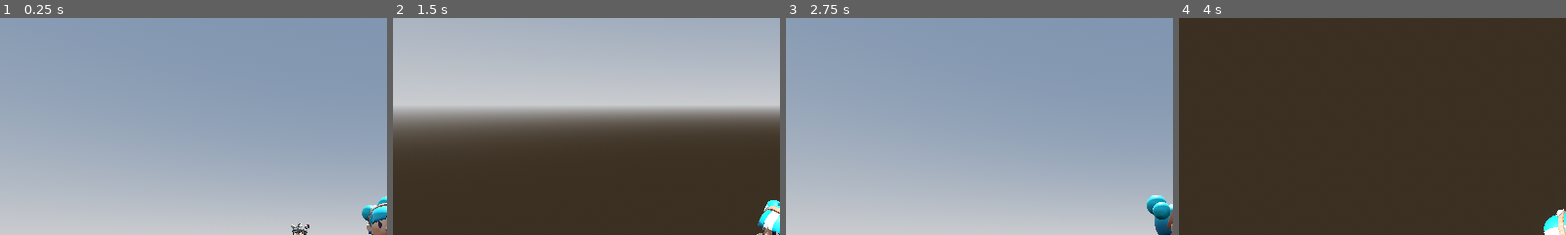
Above: before the commit, frames 1-4 (left to right).
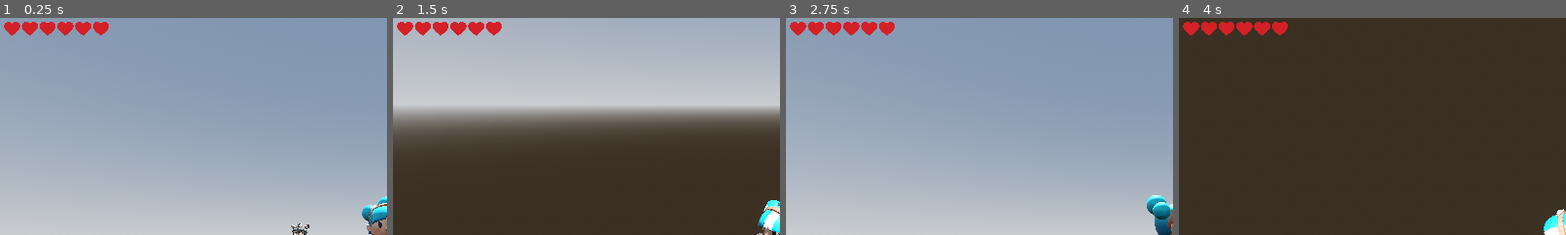
Above: after the commit, the same moments.

Repository: Stone-keep/3d_platformer
Game: Godot game, scene res://scenes/game.tscn
Two runs of this game, one before a commit and one after it. Both use one fixed random seed, a clock stepped at 60 frames per second and the inputs below.
Inputs (mouse positions are % of the whole screen's width and height, from its top left):
- Up to frame 1 (0.25 s): no input
- Up to frame 2 (1.5 s): move the mouse to (72, 45) at 0.52 s; hold D (right) 0.53-1.28 s; tap Space (jump) at 0.77 s; move the mouse to (30, 55) at 1.27 s; hold S (backward) from 1.28 s (still down)
- Up to frame 3 (2.75 s): tap Space (jump) at 1.52 s; move the mouse to (60, 28) at 2.02 s; release S (backward) at 2.03 s; hold D (right) from 2.03 s (still down)
- Up to frame 4 (4 s): move the mouse to (45, 70) at 2.77 s; release D (right) at 2.78 s; hold W (forward) 2.78-3.53 s; tap Space (jump) at 3.02, 3.77 s; move the mouse to (80, 65) at 3.52 s; hold A (left) from 3.53 s (still down)
The pictures show only the part of the screen within x 0-50%, y 0-50%; the shares and areas given below are measured in that part.

The runs differ from the first frame. In frame 1, 1.1% of the frame differs, in the area x 1-29%, y 1-9%; in frame 2, 1.1%; in frame 3, 1.1%; in frame 4, 1.1%.

Commit message:
Add dynamic health indicators

Diff:
--- a/scenes/enemy.tscn
+++ b/scenes/enemy.tscn
@@ -103,94 +103,95 @@
 [node name="Model" parent="." unique_id=2123308127 instance=ExtResource("1_7p1mj")]
 
 [node name="Skeleton3D" parent="Model/Rig" parent_id_path=PackedInt32Array(2123308127, 1503049570) index="0" unique_id=478204378]
-bones/1/position = Vector3(3.3626422e-19, 0.32574883, 8.017164e-26)
-bones/2/rotation = Quaternion(-0.043599185, 0.0013275017, 0.03040493, 0.9985854)
-bones/3/rotation = Quaternion(-2.8775185e-10, 8.518745e-09, -0.03043389, 0.9995368)
-bones/3/scale = Vector3(0.99999994, 0.99999994, 1)
-bones/4/position = Vector3(0.21200734, 0.13413239, 7.085551e-08)
-bones/4/rotation = Quaternion(-0.65168166, -0.048849873, -0.54669905, 0.5234931)
-bones/4/scale = Vector3(0.9999993, 0.99999875, 0.9999999)
-bones/5/rotation = Quaternion(1.6003533e-08, -3.5043104e-08, -0.5584989, 0.8295053)
-bones/5/scale = Vector3(1.0000007, 0.9999997, 1)
-bones/6/rotation = Quaternion(-9.737843e-11, -2.9844013e-10, 0.026658103, 0.99964464)
-bones/6/scale = Vector3(1.0000001, 1, 1)
-bones/7/rotation = Quaternion(-0.37900472, -0.15708612, 0.09970015, 0.9064984)
-bones/7/scale = Vector3(1, 0.99999994, 1.0000002)
-bones/8/position = Vector3(-6.6157373e-09, 0.096125185, -0.057500005)
-bones/8/rotation = Quaternion(0.095066376, -0.08489004, -0.7013403, 0.7013401)
-bones/8/scale = Vector3(1.0000001, 0.99999994, 1)
-bones/9/position = Vector3(-0.21200734, 0.13413239, 7.829385e-08)
-bones/9/rotation = Quaternion(-0.65799916, -0.07188319, 0.47002482, 0.5839063)
-bones/9/scale = Vector3(0.9999993, 0.9999989, 0.9999998)
-bones/10/rotation = Quaternion(4.2131045e-08, 3.3216292e-08, 0.62176406, 0.7832047)
-bones/10/scale = Vector3(1.0000007, 0.99999994, 1)
-bones/11/rotation = Quaternion(-2.2043942e-08, 1.5790164e-08, -0.026658095, 0.99964464)
-bones/11/scale = Vector3(0.99999994, 0.9999999, 1)
-bones/12/rotation = Quaternion(-0.36513197, 0.13508715, -0.118884616, 0.91339844)
-bones/12/scale = Vector3(0.9999998, 0.99999994, 0.9999999)
-bones/13/position = Vector3(-8.348291e-10, 0.096125126, -0.057500005)
-bones/13/rotation = Quaternion(0.101435125, 0.059989005, 0.70217955, 0.70217955)
-bones/13/scale = Vector3(1, 1.0000001, 1)
-bones/14/rotation = Quaternion(0.016957738, 5.3458393e-17, -5.497936e-17, 0.99985623)
-bones/16/position = Vector3(0.17094506, 0.11358728, -0.013947496)
-bones/16/rotation = Quaternion(0.9973639, -3.0247276e-07, -8.484842e-08, 0.07256145)
-bones/16/scale = Vector3(1, 0.9999996, 1.0000012)
-bones/17/rotation = Quaternion(0.88906485, 3.1606564e-08, -6.174264e-07, 0.45778143)
-bones/17/scale = Vector3(1, 1, 1.0000004)
-bones/18/rotation = Quaternion(-0.65362155, -2.2439977e-08, 4.1190214e-07, 0.75682163)
-bones/18/scale = Vector3(1, 1.0000004, 0.9999996)
-bones/19/rotation = Quaternion(-4.700486e-09, 0.91994214, -0.39205414, 7.1201434e-08)
-bones/19/scale = Vector3(1, 0.99999803, 1.0000014)
-bones/20/position = Vector3(-0.17094506, 0.11358727, 0.01394752)
-bones/20/rotation = Quaternion(0.97754437, 2.505182e-07, -1.6609796e-08, 0.21073022)
-bones/20/scale = Vector3(1, 1, 1.0000008)
-bones/21/rotation = Quaternion(0.6190593, -5.4222877e-08, 4.2991647e-07, 0.78534424)
-bones/21/scale = Vector3(1, 0.9999995, 1.0000011)
-bones/22/rotation = Quaternion(-0.74559665, 2.6235898e-07, -2.3291634e-07, 0.6663975)
-bones/22/scale = Vector3(1, 1.0000011, 0.99999934)
-bones/23/rotation = Quaternion(4.5007976e-08, 0.9202104, -0.39142397, 5.68975e-08)
-bones/23/scale = Vector3(1, 0.9999994, 1.0000012)
+bones/1/position = Vector3(0, 0.3805492, 0)
+bones/1/rotation = Quaternion(-1.11122625e-10, 0.043157753, 2.5724098e-09, 0.9990683)
+bones/1/scale = Vector3(0.99999994, 1, 0.99999994)
+bones/2/rotation = Quaternion(-6.938893e-18, 7.1054274e-15, 4.93038e-32, 1)
+bones/2/scale = Vector3(1.0000001, 1, 1.0000001)
+bones/3/rotation = Quaternion(8.271806e-25, 3.7252903e-09, -2.75506e-40, 1)
+bones/3/scale = Vector3(1, 0.9999999, 1)
+bones/4/position = Vector3(0.21200736, 0.13413203, 7.9299625e-08)
+bones/4/rotation = Quaternion(-0.5560153, -0.058151096, -0.63911974, 0.52819645)
+bones/4/scale = Vector3(0.9999991, 0.9999986, 0.9999996)
+bones/5/rotation = Quaternion(3.1726792e-08, -3.46638e-08, -0.5088661, 0.86084574)
+bones/5/scale = Vector3(1.0000006, 0.99999946, 1)
+bones/6/rotation = Quaternion(1.44633185e-08, 1.2667185e-08, 0.026658092, 0.99964464)
+bones/6/scale = Vector3(0.99999994, 1, 1)
+bones/7/rotation = Quaternion(-0.32176024, -0.332486, 0.14942114, 0.87384033)
+bones/7/scale = Vector3(0.9999998, 0.99999976, 1.0000004)
+bones/8/position = Vector3(8.348433e-10, 0.096125185, -0.057500035)
+bones/8/rotation = Quaternion(0.00039754392, 0.00039752896, -0.70564616, 0.70856416)
+bones/8/scale = Vector3(1, 1.0000001, 1.0000001)
+bones/9/position = Vector3(-0.21200737, 0.13413203, 8.6813984e-08)
+bones/9/rotation = Quaternion(-0.6143785, 0.07835139, 0.61416, 0.4890887)
+bones/9/scale = Vector3(0.99999905, 0.9999985, 0.9999996)
+bones/10/rotation = Quaternion(2.4975616e-08, 6.184848e-08, 0.5315185, 0.8470466)
+bones/10/scale = Vector3(1.0000008, 0.9999997, 0.9999999)
+bones/11/rotation = Quaternion(-4.94615e-10, -1.4597426e-08, -0.026658095, 0.99964464)
+bones/11/scale = Vector3(1.0000001, 1, 1)
+bones/12/rotation = Quaternion(-0.32042542, 0.3083654, -0.2313766, 0.86527646)
+bones/12/scale = Vector3(0.9999998, 0.9999999, 1.0000002)
+bones/13/position = Vector3(-1.573599e-08, 0.096125126, -0.057499975)
+bones/13/rotation = Quaternion(0.0012717274, 0.001497904, 0.7057863, 0.70842224)
+bones/13/scale = Vector3(1, 1.0000001, 1.0000001)
+bones/14/rotation = Quaternion(-5.8060785e-11, -0.031341746, -1.880125e-09, 0.99950874)
+bones/14/scale = Vector3(1, 0.99999994, 1)
+bones/16/position = Vector3(0.17094508, 0.1135872, 1.5994095e-08)
+bones/16/rotation = Quaternion(0.99199325, 0.083137095, 0.07669282, 0.056177434)
+bones/16/scale = Vector3(0.99999994, 0.9999997, 1.0000008)
+bones/17/rotation = Quaternion(0.31364113, 6.243385e-08, -2.148918e-07, 0.94954157)
+bones/17/scale = Vector3(1.0000004, 0.9999999, 0.99999994)
+bones/18/rotation = Quaternion(-0.5789348, -0.20518675, 0.062398653, 0.78666353)
+bones/18/scale = Vector3(0.99999964, 1.0000006, 0.99999946)
+bones/19/rotation = Quaternion(2.4440367e-05, 0.9201794, -0.3914969, -5.48496e-06)
+bones/19/scale = Vector3(0.99999994, 0.99999774, 1.0000024)
+bones/20/position = Vector3(-0.17094508, 0.11358732, 1.557549e-08)
+bones/20/rotation = Quaternion(0.99446833, -0.031536892, 0.0305698, 0.095413364)
+bones/20/scale = Vector3(0.9999999, 0.99999976, 1.0000008)
+bones/21/rotation = Quaternion(0.36770332, -6.122772e-08, 2.5648674e-07, 0.92994314)
+bones/21/scale = Vector3(0.99999994, 0.99999976, 0.99999994)
+bones/22/rotation = Quaternion(-0.6089816, 0.11363122, -0.016691804, 0.78482527)
+bones/22/scale = Vector3(0.99999976, 1.0000006, 0.9999992)
+bones/23/rotation = Quaternion(-8.934892e-05, 0.9202217, -0.3913977, 2.0290998e-05)
+bones/23/scale = Vector3(1.0000002, 0.9999979, 1.0000024)
 bones/24/rotation = Quaternion(0.7071068, -2.2930234e-07, -4.6055177e-08, 0.7071068)
-bones/25/position = Vector3(0.17094506, 0.0012182482, -0.1827766)
-bones/25/rotation = Quaternion(-0.09191797, -9.5733185e-08, -1.2906627e-08, 0.99576664)
-bones/26/position = Vector3(4.5569486e-09, 0.36283267, -2.4286127e-15)
-bones/26/rotation = Quaternion(6.6613483e-15, -1.3832117e-22, 1, -1.1600864e-34)
-bones/27/position = Vector3(-2.6049381e-08, 0.21343616, 1.0342981e-08)
-bones/27/rotation = Quaternion(-1.04035244e-07, 0.39108434, 0.92035484, -2.9526051e-08)
+bones/25/position = Vector3(0.20218208, 0.025990263, 0.20518117)
+bones/25/rotation = Quaternion(-0.7071068, -7.052851e-08, -7.0528486e-08, 0.7071068)
+bones/26/rotation = Quaternion(9.6579225e-09, 1.7795515e-09, 0.98571914, -0.1683977)
+bones/27/position = Vector3(-2.6049376e-08, 0.21343614, -5.171498e-09)
+bones/27/rotation = Quaternion(-1.012734e-07, 0.39108434, 0.92035484, -3.3509146e-08)
 bones/27/scale = Vector3(1, 0.99999994, 0.9999999)
-bones/28/position = Vector3(-6.3112813e-09, 0.16565005, 5.2516187e-09)
+bones/28/position = Vector3(8.589881e-09, 0.16565004, -2.4096307e-09)
 bones/28/scale = Vector3(1, 0.99999994, 1)
-bones/29/rotation = Quaternion(1, -1.3322704e-15, 1.947072e-07, 0)
+bones/29/rotation = Quaternion(1, -2.3313629e-09, 1.9977652e-07, -1.3421114e-15)
+bones/29/scale = Vector3(1, 1.0000001, 0.99999994)
+bones/30/rotation = Quaternion(4.1633502e-17, -6.740978e-17, -1.9466935e-08, 1)
 bones/31/rotation = Quaternion(0.7071068, -3.823849e-08, 1.4500867e-07, 0.7071068)
-bones/32/position = Vector3(-0.1709451, 0.023462655, 0.25455385)
-bones/32/rotation = Quaternion(-0.7093187, -7.0434965e-08, -7.0621354e-08, 0.7048879)
-bones/32/scale = Vector3(1, 0.99999994, 0.99999994)
-bones/33/position = Vector3(1.9458106e-08, 0.36283264, -7.4505784e-09)
-bones/33/rotation = Quaternion(6.550326e-15, -1.3832107e-22, 1, -1.110223e-16)
-bones/34/position = Vector3(-1.114822e-08, 0.21343614, 5.363467e-09)
-bones/34/rotation = Quaternion(-1.0403524e-07, 0.39108434, 0.92035484, -2.952606e-08)
-bones/34/scale = Vector3(1, 0.99999994, 0.9999999)
-bones/35/position = Vector3(8.5898915e-09, 0.16565005, -2.2673541e-08)
-bones/35/rotation = Quaternion(-0.39108434, -6.8850014e-08, -6.5628754e-08, 0.92035484)
-bones/35/scale = Vector3(1, 0.99999994, 1)
-bones/36/rotation = Quaternion(1, 8.8817577e-16, 1.947072e-07, 8.6467334e-23)
-bones/37/rotation = Quaternion(7.4505815e-09, -6.5653894e-16, -1.946692e-08, 1)
-bones/37/scale = Vector3(1, 0.9999999, 0.99999994)
-bones/38/position = Vector3(0.45350754, 0.8811599, -0.8838762)
+bones/32/rotation = Quaternion(-0.7071068, -7.0528515e-08, -7.05285e-08, 0.7071068)
+bones/33/rotation = Quaternion(-5.8358944e-09, 6.4383693e-10, 0.9948094, 0.10175614)
+bones/34/position = Vector3(-1.114822e-08, 0.21343614, -2.5094192e-15)
+bones/34/rotation = Quaternion(-1.05795515e-07, 0.39108434, 0.92035484, -2.5864264e-08)
+bones/34/scale = Vector3(1.0000001, 1, 0.9999999)
+bones/35/position = Vector3(-6.3112755e-09, 0.16565004, 2.7069498e-09)
+bones/35/rotation = Quaternion(-0.39108434, -6.739311e-08, -6.2200165e-08, 0.92035484)
+bones/35/scale = Vector3(1.0000001, 1, 1)
+bones/36/rotation = Quaternion(1, 3.7652574e-09, 1.9487908e-07, 7.4505815e-09)
+bones/36/scale = Vector3(0.99999994, 1, 0.99999994)
+bones/37/rotation = Quaternion(1.00614094e-16, -6.7409847e-17, -1.574163e-08, 1)
+bones/37/scale = Vector3(1.0000001, 1, 1)
 bones/38/rotation = Quaternion(-0.7071068, -7.279511e-08, -7.279509e-08, 0.7071068)
-bones/39/position = Vector3(0.50101423, 0.7482253, -0.04990714)
-bones/39/rotation = Quaternion(0.6839309, 0.0755081, 0.7210936, 0.081001185)
-bones/39/scale = Vector3(0.9999999, 0.9999999, 1)
-bones/40/position = Vector3(-0.45350713, 0.8811599, -0.88387644)
+bones/39/position = Vector3(0.52084064, 0.7827197, -0.057637352)
+bones/39/rotation = Quaternion(0.7946267, -1.1175871e-07, 0.6070983, -5.9604645e-08)
 bones/40/rotation = Quaternion(-0.7071068, -7.279511e-08, -7.279509e-08, 0.7071068)
-bones/41/position = Vector3(-0.5102344, 0.7595065, -0.13773064)
-bones/41/rotation = Quaternion(-0.7249877, 0.030499656, 0.68742186, -0.030230641)
+bones/41/position = Vector3(-0.5108437, 0.78271955, 0.05973692)
+bones/41/rotation = Quaternion(-0.7582528, -1.527369e-07, 0.65196073, -1.1175871e-08)
+bones/41/scale = Vector3(1, 1.0000001, 1)
 
 [node name="Skeleton_Warrior_Helmet" parent="Model/Rig/Skeleton3D" index="0" unique_id=648896980]
-transform = Transform3D(0.99999994, -2.2188349e-08, 5.19462e-09, 2.0869042e-08, 0.99857724, 0.053324066, -6.2371193e-09, -0.05332406, 0.9985773, -0.022814123, 1.1328527, -0.054686546)
+transform = Transform3D(0.99972045, -1.4014349e-09, 0.023646593, 1.3934147e-09, 0.9999998, 3.5568637e-10, -0.023646593, -3.2263736e-10, 0.99972045, -7.483345e-09, 1.1907586, -1.3592684e-07)
 
 [node name="BoneAttachment3D" type="BoneAttachment3D" parent="Model/Rig/Skeleton3D" index="10" unique_id=524980121]
-transform = Transform3D(-0.06042966, -0.2780258, -0.95867026, -0.99528337, 0.089792915, 0.036697194, 0.075878985, 0.95636725, -0.282141, -0.501275, 0.61387706, -0.101260036)
+transform = Transform3D(0.00088577357, -0.15375248, -0.9881085, -0.9999921, -0.0037157403, -0.00031755687, -0.0036230918, 0.9881018, -0.15375543, -0.49067393, 0.6358254, 0.10745704)
 bone_name = "handslot.r"
 bone_idx = 13
 
@@ -246,7 +247,7 @@
 one_shot = true
 
 [node name="AttackDelay" type="Timer" parent="." unique_id=601983085]
-wait_time = 0.5
+wait_time = 0.3
 one_shot = true
 
 [node name="DeathDespawnTimer" type="Timer" parent="." unique_id=782628232]
--- /dev/null
+++ b/scenes/game.gd
@@ -0,0 +1,20 @@
+extends Node3D
+
+@export var heart_scene: PackedScene
+
+@onready var player: CharacterBody3D = $Characters/Player
+@onready var heart_container: HFlowContainer = $UI/HeartContainer
+
+func _ready() -> void:
+	update_hearts(player.health)
+
+func update_hearts(health):
+	for heart in heart_container.get_children():
+		heart.queue_free()
+	for h in health:
+		var heart = heart_scene.instantiate()
+		heart_container.add_child(heart)
+
+func _on_player_health_changed(health: int) -> void:
+
+	update_hearts(health)
--- a/scenes/game.tscn
+++ b/scenes/game.tscn
@@ -1,5 +1,7 @@
 [gd_scene format=3 uid="uid://b5f2yeg51llvy"]
 
+[ext_resource type="Script" uid="uid://jo5xx27tfd8y" path="res://scenes/game.gd" id="1_lbhrr"]
+[ext_resource type="PackedScene" uid="uid://my3mogyx5i3j" path="res://scenes/heart.tscn" id="1_lnu2h"]
 [ext_resource type="PackedScene" uid="uid://bxg3vjaykjay7" path="res://scenes/player.tscn" id="1_uwrxv"]
 [ext_resource type="PackedScene" uid="uid://cu1yf7ovia8ps" path="res://scenes/enemy.tscn" id="2_yqjtg"]
 
@@ -29,6 +31,16 @@
 size = Vector3(1, 10, 10)
 
 [node name="Game" type="Node3D" unique_id=1454032110]
+script = ExtResource("1_lbhrr")
+heart_scene = ExtResource("1_lnu2h")
+
+[node name="UI" type="CanvasLayer" parent="." unique_id=1022658149]
+
+[node name="HeartContainer" type="HFlowContainer" parent="UI" unique_id=558275136]
+custom_minimum_size = Vector2(260, 40)
+anchors_preset = -1
+offset_left = 10.0
+offset_top = 10.0
 
 [node name="WorldEnvironment" type="WorldEnvironment" parent="." unique_id=5311621]
 environment = SubResource("Environment_lnu2h")
@@ -62,5 +74,7 @@
 [node name="Player" parent="Characters" unique_id=1302882633 instance=ExtResource("1_uwrxv")]
 transform = Transform3D(1, 0, 0, 0, 1, 0, 0, 0, 1, 0, 0.59066176, 8.176463)
 
-[node name="Enemy" parent="." unique_id=257004890 instance=ExtResource("2_yqjtg")]
+[node name="Enemy" parent="Characters" unique_id=257004890 instance=ExtResource("2_yqjtg")]
 transform = Transform3D(1, 0, 0, 0, 1, 0, 0, 0, 1, -7.112145, 0.54968095, -6.8660603)
+
+[connection signal="health_changed" from="Characters/Player" to="." method="_on_player_health_changed"]
--- /dev/null
+++ b/scenes/heart.tscn
@@ -0,0 +1,25 @@
+[gd_scene format=3 uid="uid://my3mogyx5i3j"]
+
+[ext_resource type="Texture2D" uid="uid://c1bbbjkvgcdml" path="res://graphics/ui/heart.png" id="1_v30as"]
+
+[node name="Heart" type="Control" unique_id=779184933]
+custom_minimum_size = Vector2(40, 40)
+layout_mode = 3
+anchors_preset = 8
+anchor_left = 0.5
+anchor_top = 0.5
+anchor_right = 0.5
+anchor_bottom = 0.5
+grow_horizontal = 2
+grow_vertical = 2
+
+[node name="TextureRect" type="TextureRect" parent="." unique_id=1495856973]
+layout_mode = 1
+anchors_preset = 15
+anchor_right = 1.0
+anchor_bottom = 1.0
+grow_horizontal = 2
+grow_vertical = 2
+texture = ExtResource("1_v30as")
+expand_mode = 2
+stretch_mode = 4
--- a/scenes/player.gd
+++ b/scenes/player.gd
@@ -24,6 +24,7 @@
 var health := 6
 var is_invulnerable := false
 var invulnerability_time := 2.0
+signal health_changed(health: int)
 
 func _ready() -> void:
 	setup_jump_values()
@@ -81,6 +82,8 @@
 		is_invulnerable = true
 		invulnerability_timer.start(invulnerability_time)
 		health -= damage
+		print(health)
+		health_changed.emit(health)
 		if health <= 0:
 			print("dead")
 
Not shown, added: scenes/game.gd.uid
Not shown, changed: .gitignore
Not shown, removed: godot_cli_check.log
Not shown, removed: tmp_animation_inspect.log
